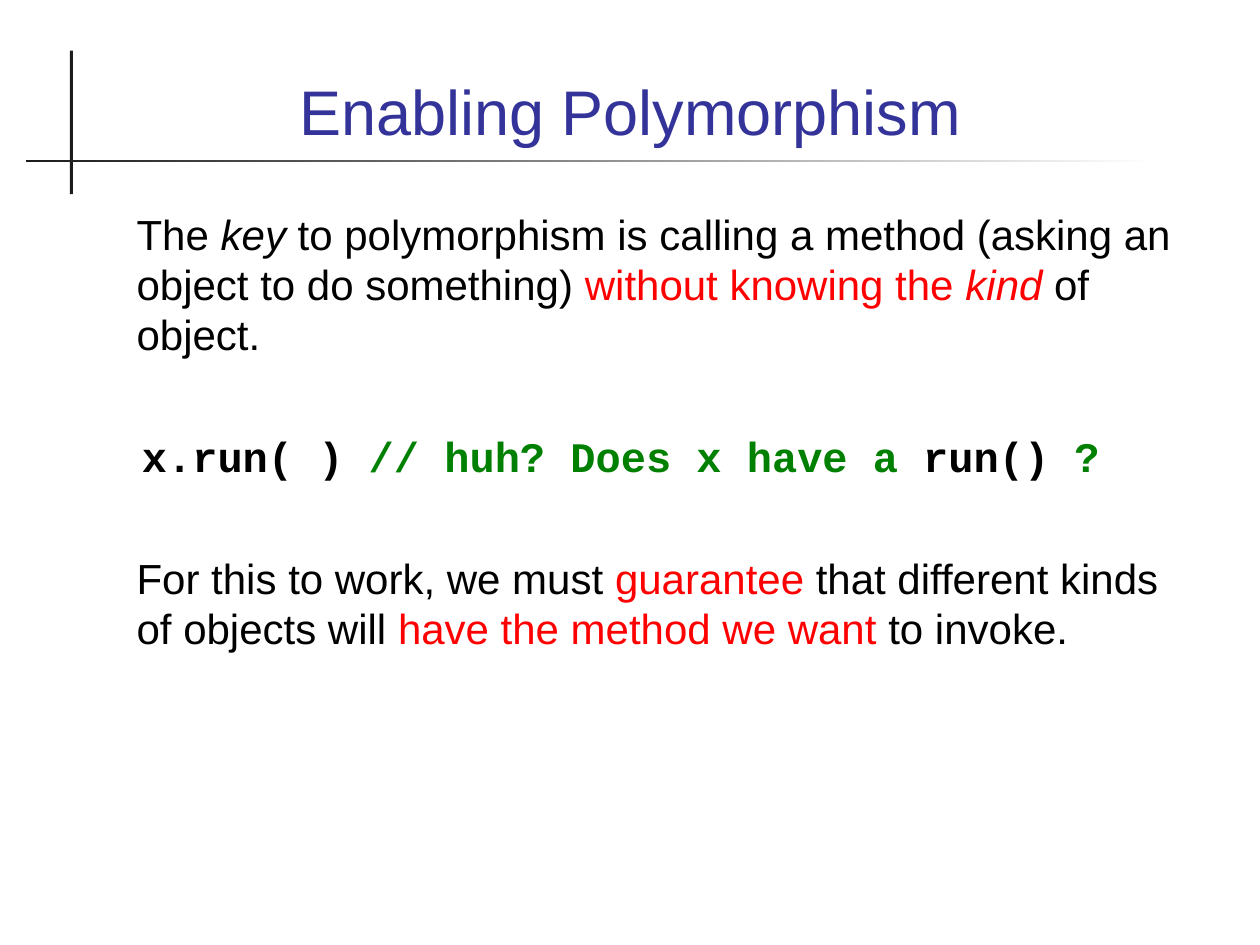
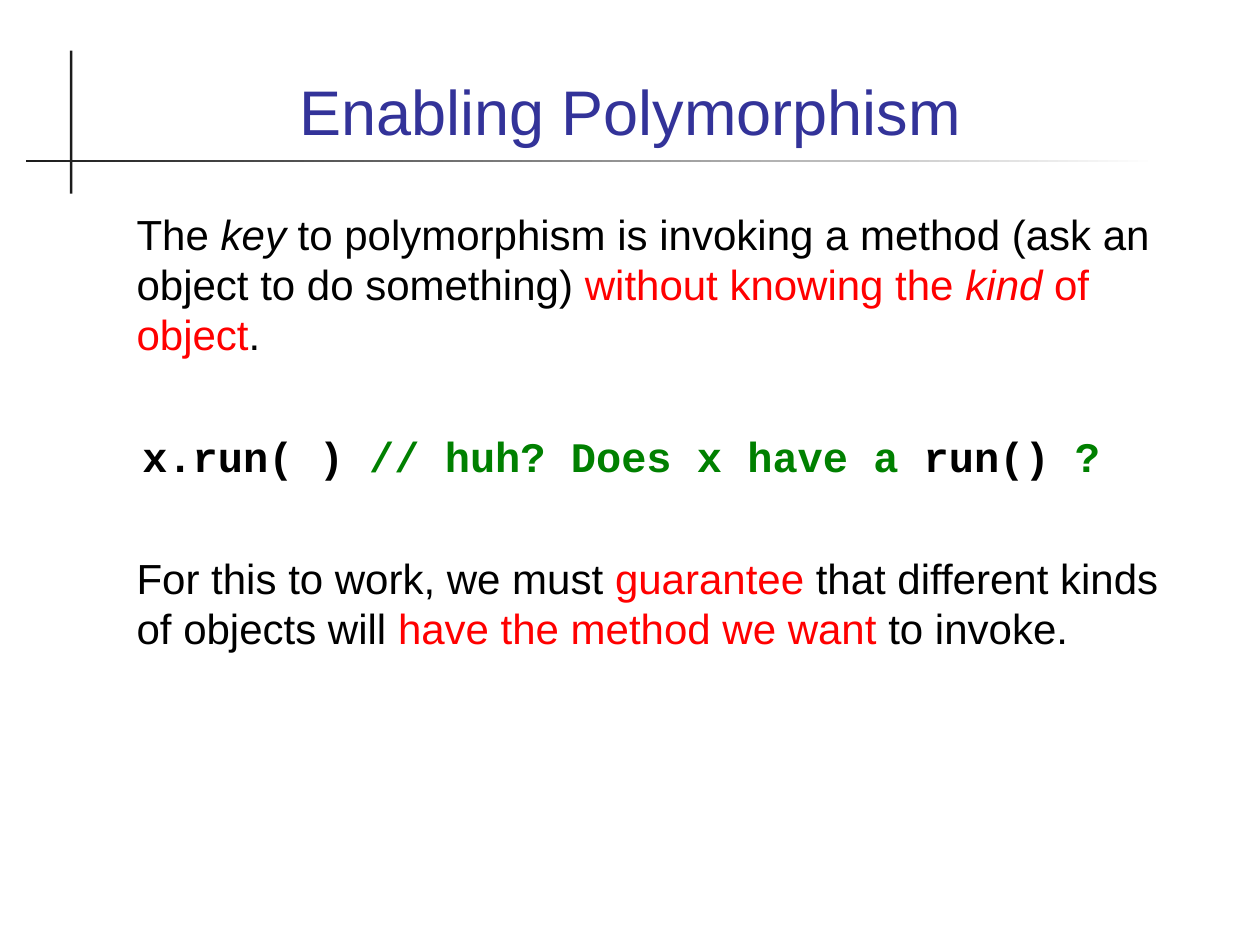
Before and after one commit to skeoop/skeoop.github.io, a slide deck: slide 7 of week2/1-Polymorphism.ppt. Drawn at 1260x945 pixels with LibreOffice and Linux fonts; fonts in the diff are those of the drawing. Boxes give left, top, right and bottom in pixels: in the first picture for what was removed or moved away, otherwise in the second. Text is boxed around its words. In the diff, an @@ line names an element or a change of style, - is before the commit and + after.

Commit message:
update slides on polymorphism and interface

```diff
--- a/week2/1-Polymorphism.ppt
+++ b/week2/1-Polymorphism.ppt
@@ text at bbox=[137, 219, 1150, 359]: text changed @@
-The key to polymorphism is calling a method (asking an object to do something) without knowing the kind of object.
+The key to polymorphism is invoking a method (ask an object to do something) without knowing the kind of object.
```
Also in this commit, not shown: 11 other slides changed, 2 slides added, 19 slides removed, 1 other file.
